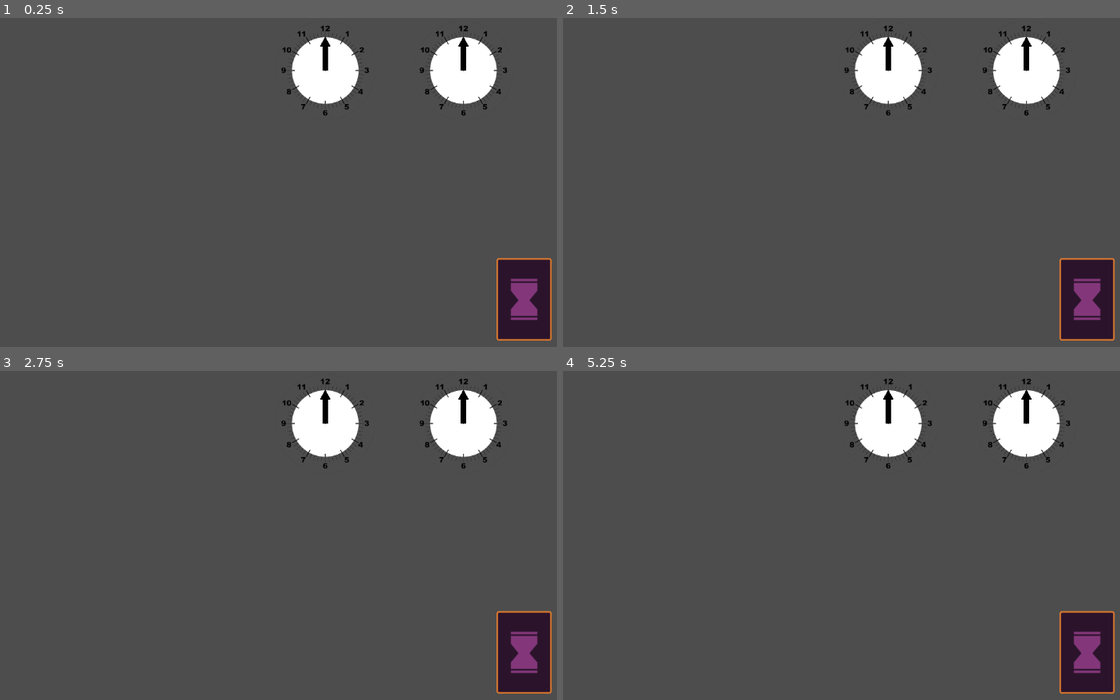
Above: before the commit, frames 1-4 (two rows, left to right).
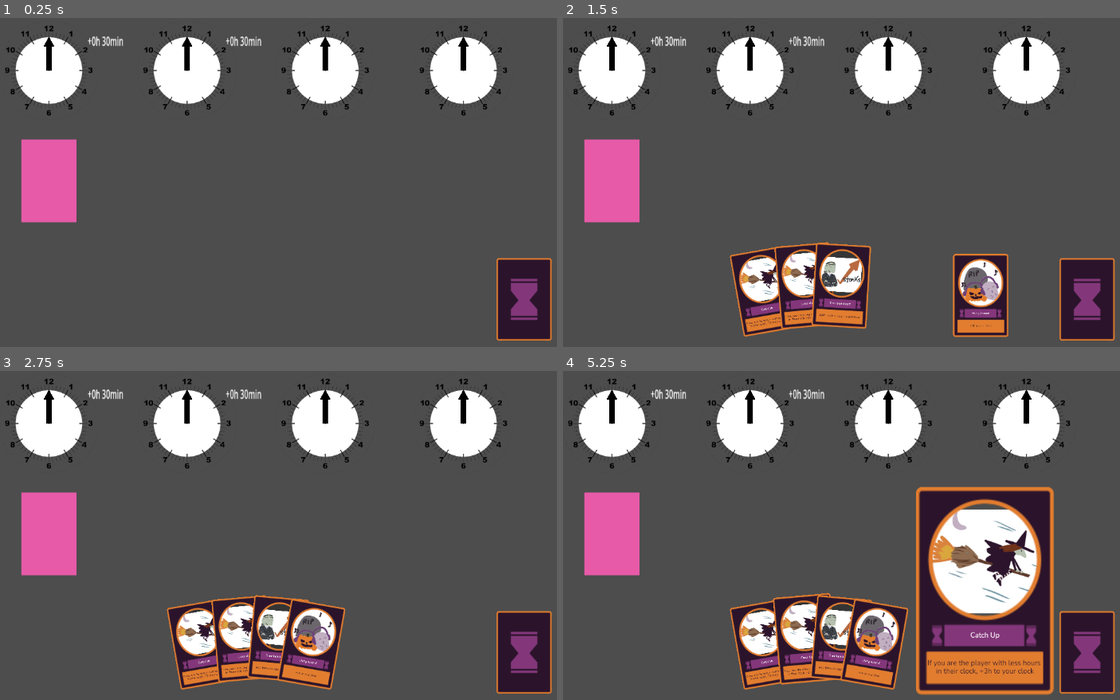
Above: after the commit, the same moments.

Repository: jaoc1811/card-game-jam
Game: Godot game, scene res://scenes/game.tscn
Same seed, same stepped clock (60 frames per second), same inputs: the game is played once before the commit and once after it. The engine's default icon, where the game draws it, is replaced by a stand-in: a white triangle on a blue panel in a dark square.
Inputs (mouse positions are in pixels of both pictures, inside the frame that each line leads up to):
- Up to frame 1 (0.25 s): no input
- Up to frame 2 (1.5 s): click (1086, 300) at 0.5 s; click (1086, 300) at 1.27 s
- Up to frame 3 (2.75 s): click (523, 653) at 2.02 s
- Up to frame 4 (5.25 s): tap Enter at 2.75, 4.25 s; move the mouse to (958, 515) at 2.77 s; tap F every 0.75 s from 2.85 to 5.1 s; tap Space at 3.5, 5 s; move the mouse to (691, 551) at 3.52 s; move the mouse to (880, 456) at 4.27 s; move the mouse to (785, 604) at 5.02 s

The runs differ from the first frame. In frame 1, 6.9% of the frame differs, in the area x 0-47%, y 2-63%; in frame 2, 15%; in frame 3, 14%; in frame 4, 30%, in the area x 0-89%, y 2-99%.
Error before the commit: Out of bounds get index '0' (on base: 'Array[Node]') (res://scripts/game_manager.gd:144)

Commit message:
feat: added infoCard node and logic

Diff:
--- a/scenes/card.tscn
+++ b/scenes/card.tscn
@@ -1,8 +1,8 @@
 [gd_scene load_steps=5 format=3 uid="uid://b4fxyppywr8fx"]
 
 [ext_resource type="Script" path="res://scripts/card.gd" id="1_5jjbx"]
+[ext_resource type="Texture2D" uid="uid://idpwchlq8a0s" path="res://sprites/cards/catch_up_card.png" id="2_3mgmw"]
 [ext_resource type="Texture2D" uid="uid://bq86ja46lpgjs" path="res://sprites/cards/back.png" id="2_5vtko"]
-[ext_resource type="Texture2D" uid="uid://bmpojmlovnoao" path="res://sprites/cards/template.png" id="2_n0lua"]
 
 [sub_resource type="RectangleShape2D" id="RectangleShape2D_7yods"]
 size = Vector2(20, 30)
@@ -31,13 +31,13 @@
 
 [node name="Card front" type="Sprite2D" parent="."]
 visible = false
-position = Vector2(-9.53674e-07, -9.53674e-07)
-scale = Vector2(0.142857, 0.153061)
-texture = ExtResource("2_n0lua")
+position = Vector2(-5.96046e-08, 0.0600018)
+scale = Vector2(0.0416667, 0.0448214)
+texture = ExtResource("2_3mgmw")
 
 [node name="Card back" type="Sprite2D" parent="."]
 position = Vector2(-2.85251e-07, -2.38419e-07)
-scale = Vector2(0.142857, 0.153061)
+scale = Vector2(0.143, 0.153)
 texture = ExtResource("2_5vtko")
 
 [node name="Area2D" type="Area2D" parent="."]
--- a/scenes/game.tscn
+++ b/scenes/game.tscn
@@ -8,14 +8,15 @@
 [ext_resource type="AudioStream" uid="uid://dm4bwtlk67qsb" path="res://sounds/deal_card.wav" id="3_s3hhl"]
 [ext_resource type="Script" path="res://scripts/player.gd" id="4_oiryx"]
 [ext_resource type="AudioStream" uid="uid://iqdglvwgqth2" path="res://sounds/button.ogg" id="4_oiydg"]
-[ext_resource type="Texture2D" uid="uid://di5i1atheyh6v" path="res://icon.svg" id="4_x3qqv"]
 [ext_resource type="PackedScene" uid="uid://cwlhuox3mc4k" path="res://scenes/clock.tscn" id="5_0bued"]
+[ext_resource type="Texture2D" uid="uid://idpwchlq8a0s" path="res://sprites/cards/catch_up_card.png" id="5_68dyi"]
 
 [node name="Game" type="Node2D"]
 
 [node name="GameManager" type="Node" parent="." node_paths=PackedStringArray("players", "deck_node", "start_turn_position", "end_turn_position")]
 unique_name_in_owner = true
 script = ExtResource("1_a25bm")
+num_of_players = 2
 players = [NodePath("../Player"), NodePath("../Player2")]
 deck_type = {
 "catch_up": 3,
@@ -78,6 +79,16 @@
 horizontal_alignment = 1
 autowrap_mode = 2
 
+[node name="InfoCard" type="Node2D" parent="GameManager"]
+z_index = 5
+position = Vector2(0, 110)
+scale = Vector2(2.5, 2.5)
+
+[node name="Sprite" type="Sprite2D" parent="GameManager/InfoCard"]
+position = Vector2(-5.96046e-08, 0.0600018)
+scale = Vector2(0.0416667, 0.0448214)
+texture = ExtResource("5_68dyi")
+
 [node name="Camera2D" type="Camera2D" parent="."]
 zoom = Vector2(5, 5)
 
@@ -86,11 +97,6 @@
 
 [node name="Card" parent="Deck" instance=ExtResource("3_dlhyx")]
 z_index = -1
-
-[node name="Sprite2D" type="Sprite2D" parent="Deck"]
-visible = false
-scale = Vector2(0.15625, 0.234375)
-texture = ExtResource("4_x3qqv")
 
 [node name="StartTurnPosition" type="Node2D" parent="."]
 position = Vector2(140, 0)
--- a/scripts/card.gd
+++ b/scripts/card.gd
@@ -12,6 +12,7 @@
 var slot_position: Vector2
 var slot_rotation: int
 var playable_area
+var type: String
 
 
 func _process(delta):
@@ -57,10 +58,12 @@
 
 func _on_button_mouse_entered() -> void:
 	if is_draggable:
+		game_manager.hovering_card_index = get_parent().cards.find(self)
 		is_hovering = true
 
 
 func _on_button_mouse_exited() -> void:
+	game_manager.hovering_card_index = -1
 	is_hovering = false
 
 
--- a/scripts/game_manager.gd
+++ b/scripts/game_manager.gd
@@ -14,8 +14,10 @@
 var show_next_player_button: bool = false
 @onready var next_player_button: Button = $"Next Player Button"
 var selected_card_index: int
+var hovering_card_index: int = -1
 var show_next_round_button: bool = false
 @onready var next_round_button: Button = $"Next Round Button"
+@onready var info_card: Node2D = $InfoCard
 
 # Win conditions
 @export var target_points = 720
@@ -118,10 +120,10 @@
 		next_card.name = next_card_type
 		# Set script and references lost when loading new script
 		next_card.set_script(card_type_scripts[next_card_type])
+		next_card.type = next_card_type
 		next_card.get_node("Card back").hide()
 		card_front_sprite = next_card.get_node("Card front")
 		card_front_sprite.texture = card_type_sprites[next_card_type]
-		card_front_sprite.apply_scale(Vector2(0.26, 0.26)) # TODO: fix magic number
 		card_front_sprite.show()
 		next_card.playable_area = playable_areas[player_position]
 		next_card.game_manager = self
@@ -276,6 +278,16 @@
 	show_next_round_button = false
 	start_round()
 
+func move_info_card_up() -> void:
+	var info_card_sprite = info_card.get_node("Sprite")
+	var hovering_card_type = players[current_player].get_node("Hand").cards[hovering_card_index].type
+	info_card_sprite.texture = card_type_sprites[hovering_card_type]
+	var tween = get_tree().create_tween()
+	tween.tween_property(info_card, "position", Vector2(info_card.position.x, 20), 0.1).set_ease(Tween.EASE_OUT)
+
+func move_info_card_down() -> void:
+	var tween = get_tree().create_tween()
+	tween.tween_property(info_card, "position", Vector2(info_card.position.x, 110), 0.1).set_ease(Tween.EASE_OUT)
 
 func _process(delta: float) -> void:
 	if not win:
@@ -303,6 +315,17 @@
 	else:
 		next_round_button.hide()
 		next_round_button.process_mode = Node.PROCESS_MODE_DISABLED
+
+	if current_player == 0 or current_player == 1:
+		info_card.position = Vector2(60, info_card.position.y)
+	elif  current_player == 2 or current_player == 3:
+		info_card.position = Vector2(-60, info_card.position.y)
+
+	if hovering_card_index != -1:
+		move_info_card_up()
+	else:
+		move_info_card_down()
+
 
 
 # TEST
